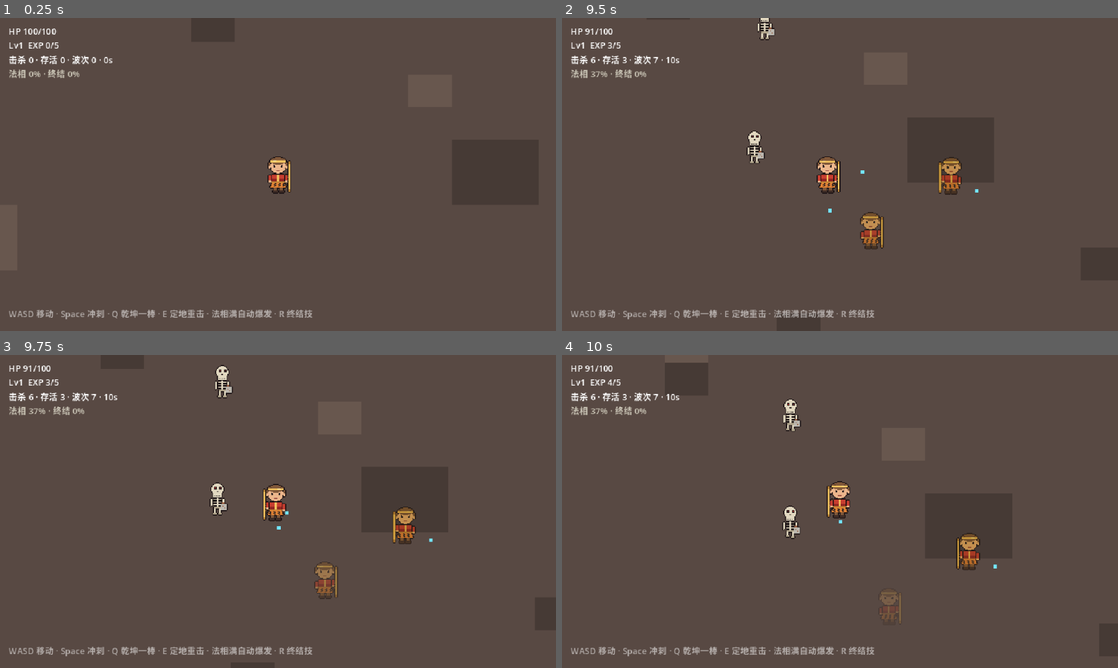
Above: before the commit, frames 1-4 (two rows, left to right).
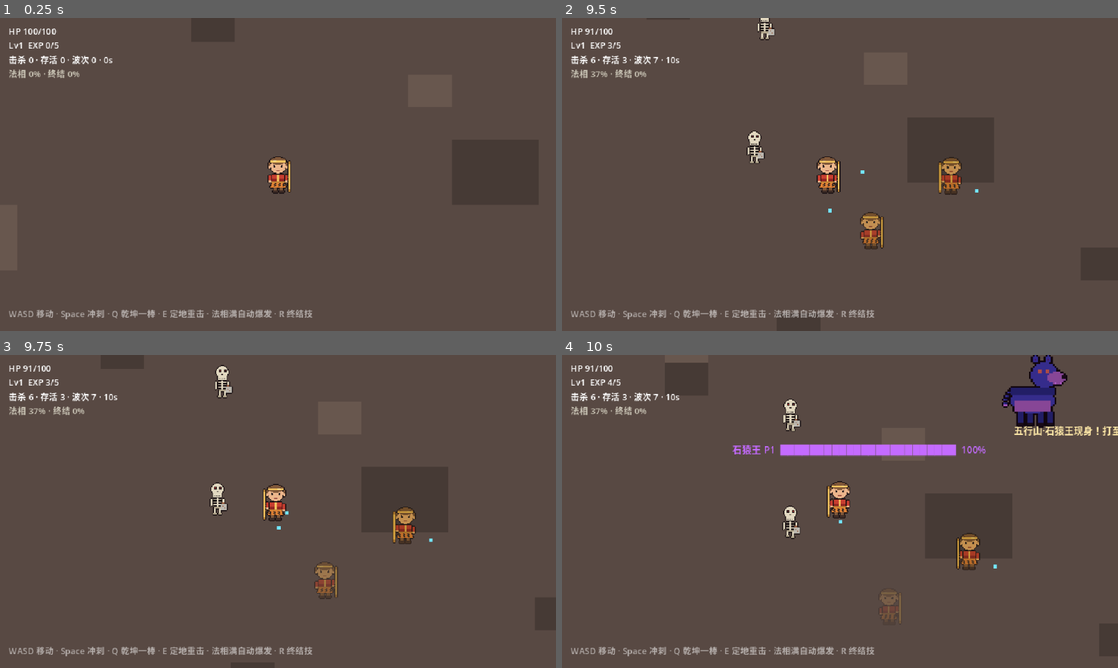
Above: after the commit, the same moments.

Repository: shuai-heng/wukong-81-godot
Game: Godot game, scene res://scenes/main.tscn
Same seed, same stepped clock (60 frames per second), same inputs: the game is played once before the commit and once after it.
Inputs (mouse positions are in pixels of both pictures, inside the frame that each line leads up to):
- Up to frame 1 (0.25 s): no input
- Up to frame 2 (9.5 s): tap Enter at 0.5 s; move the mouse to (962, 158) at 0.52 s; hold D (move_right) 0.53-1.28 s; tap Space (dash) at 0.6, 2.3, 2.85, 4.55, 6.6, 8.85 s; click (962, 158) at 0.67 s; tap R (ult) at 0.8, 1.35, 3.05, 3.6, 5.3, 7.35 s; move the mouse to (728, 190) at 1.27 s; hold S (move_down) 1.28-2.03 s; tap F (tame, bound only after the commit) at 1.55, 2.1, 3.8, 4.35, 6.05, 8.1 s; move the mouse to (895, 105) at 2.02 s; hold D (move_right) 2.03-2.78 s; move the mouse to (812, 237) at 2.77 s; hold W (move_up) 2.78-3.53 s; click (812, 237) at 2.92 s; move the mouse to (1006, 221) at 3.52 s; hold A (move_left) 3.53-5.03 s; move the mouse to (673, 127) at 4.27 s; move the mouse to (867, 174) at 5.02 s; hold S (move_down) 5.03-5.78 s; tap 1 at 5.1 s; click (867, 174) at 5.17 s; move the mouse to (756, 96) at 5.77 s; hold D (move_right) 5.78-6.53 s; tap 3 at 5.85 s; move the mouse to (962, 158) at 6.52 s; hold W (move_up) 6.53-7.28 s; move the mouse to (728, 190) at 7.27 s; hold D (move_right) 7.28-8.03 s; click (728, 190) at 7.42 s; move the mouse to (895, 105) at 8.02 s; hold S (move_down) 8.03-8.78 s; move the mouse to (812, 237) at 8.77 s; hold A (move_left) from 8.78 s (still down)
- Up to frame 3 (9.75 s): move the mouse to (444, 558) at 9.52 s; release A (move_left) at 9.53 s; hold W (move_up) from 9.53 s (still down); tap R (ult) at 9.6 s; click (444, 558) at 9.67 s
- Up to frame 4 (10 s): keep holding W (move_up)

Frames 1-3 are identical in both runs. In frame 4, 3.3% of the frame differs, in the area x 30-100%, y 0-33%.

Commit message:
godot/G03+G04: 五行山 Boss 收服循环 + 存档
G03 Boss：
- boss.gd 石猿王：900 血三阶段（P2 冲锋/P3 狂暴+范围震地）、接触伤害、受击白闪击退
- 收服而非击杀：残血 12% 触发可收服，靠近 140px 按 F 收服 → 转队友跟随+自动攻击（allies 组）
- Boss 血条 HUD（阶段/百分比/可收服提示）+ toast 系统
G04 存档：
- save.gd：user://w81_save.json（版本/章节/解锁英雄/卡牌/最佳记录/已击败Boss）
- 启动读档（恢复章节与卡牌）、收服后写档（章节推进 wuxing→eagle）
- 往返自检：写入→读取逐字段比较；JSON 整数回读变 float，按数值规范化比较避免误判
自检：Boss 出场✓ 收服✓ 队友 1✓ 存档往返 0 差异✓；Q9/E6/法相3/终结2、640 杀、9 次三选一结构全对、200 抽 0 违例、零脚本错误

Diff:
--- a/evidence/smoke-result.json
+++ b/evidence/smoke-result.json
@@ -1,35 +1,51 @@
 {
+  "allies": 1,
   "atk_count": 21,
+  "boss_spawned": true,
+  "boss_tamed": true,
   "cards_owned": {
-    "formDuration": 3,
-    "ultGain": 2,
+    "cdr": 2,
+    "comboForm": 2,
+    "dashDmg": 1,
+    "killForm": 2,
+    "ultGain": 1,
     "w_72": 2,
-    "w_arc": 2,
-    "w_clone": 1,
-    "w_giant": 1,
-    "w_pose": 1
+    "w_arc": 3,
+    "w_clone": 2,
+    "w_giant": 3,
+    "w_pose": 3
   },
   "deaths": 0,
   "draft_log": [
     [
       "hero",
       "mutation",
-      "survival"
+      "mobility"
+    ],
+    [
+      "mutation",
+      "hero",
+      "generic"
+    ],
+    [
+      "hero",
+      "mutation",
+      "element"
+    ],
+    [
+      "hero",
+      "mutation",
+      "mobility"
+    ],
+    [
+      "hero",
+      "mutation",
+      "element"
     ],
     [
       "hero",
       "mutation",
       "survival"
-    ],
-    [
-      "hero",
-      "mutation",
-      "survival"
-    ],
-    [
-      "mutation",
-      "hero",
-      "element"
     ],
     [
       "mutation",
@@ -42,44 +58,33 @@
       "mobility"
     ],
     [
+      "mutation",
       "hero",
-      "mutation",
       "element"
     ],
     [
       "hero",
       "mutation",
-      "element"
+      "survival"
     ],
     [
       "mutation",
-      "hero",
-      "mobility"
-    ],
-    [
-      "hero",
-      "mutation",
-      "mobility"
-    ],
-    [
-      "mutation",
-      "hero",
-      "survival"
-    ],
-    [
-      "hero",
-      "mutation",
-      "mobility"
+      "survival",
+      "mutation"
     ]
   ],
-  "drafts_opened": 12,
-  "e_count": 6,
+  "drafts_opened": 11,
+  "e_count": 7,
   "elapsed_s": 30.0,
   "form_count": 3,
-  "kills": 965,
-  "level": 13,
+  "kills": 822,
+  "level": 12,
   "pass": true,
-  "q_count": 10,
+  "q_count": 11,
+  "save_check": {
+    "mismatch": [],
+    "ok": true
+  },
   "screenshot": "saved",
   "structure_check": {
     "detail": "",
--- a/project.godot
+++ b/project.godot
@@ -64,6 +64,11 @@
 "events": [Object(InputEventKey,"resource_local_to_scene":false,"resource_name":"","device":-1,"window_id":0,"alt_press …(190 unchanged characters)…
 ]
 }
+tame={
+"deadzone": 0.2,
+"events": [Object(InputEventKey,"resource_local_to_scene":false,"resource_name":"","device":-1,"window_id":0,"alt_pressed":false,"shift_pressed":false,"ctrl_pressed":false,"meta_pressed":false,"pressed":false,"keycode":0,"physical_keycode":70,"key_label":0,"unicode":0,"location":0,"echo":false,"script":null)
+]
+}
 
 [rendering]
 
--- /dev/null
+++ b/scripts/boss.gd
@@ -0,0 +1,131 @@
+extends Node2D
+## Boss：五行山·石猿王（三阶段）+ 收服后转为队友
+## 美术占位：Boss 帧待美术管线补充（A03），当前用狼帧放大+深紫着色，剪影可辨
+
+signal tamed
+signal defeated
+
+const MAX_HP := 900.0
+const CONTACT := 16.0
+const SPEED_BASE := 46.0
+const TAME_THRESHOLD := 0.12      # 残血 12% 以下可收服
+
+var hp := MAX_HP
+var phase := 1
+var tame_ready := false
+var is_ally := false
+var hit_r := 34.0
+var flash_left := 0.0
+var knock := Vector2.ZERO
+var anim_t := 0.0
+var charge_cd := 3.5
+var slam_cd := 5.0
+var charge_left := 0.0
+var charge_dir := Vector2.ZERO
+var attack_cd := 0.0
+var follow_t := 0.0
+var sprite: Sprite2D
+var main: Node2D
+
+func _ready() -> void:
+	sprite = Sprite2D.new()
+	sprite.texture = SpriteLib.frame_tex(Vector2i(0, 2))
+	sprite.scale = Vector2(2.1, 2.1)
+	sprite.modulate = Color(0.72, 0.38, 0.85)
+	add_child(sprite)
+	add_to_group("boss")
+	add_to_group("enemies")
+
+func setup(m: Node2D) -> void:
+	main = m
+
+func _physics_process(delta: float) -> void:
+	if is_ally:
+		_ally_tick(delta)
+		return
+	var player: Node2D = main.player
+	var to_p: Vector2 = player.global_position - global_position
+	var dir := to_p.normalized()
+	attack_cd = maxf(0.0, attack_cd - delta)
+	charge_cd = maxf(0.0, charge_cd - delta)
+	slam_cd = maxf(0.0, slam_cd - delta)
+	anim_t += delta
+	var speed := SPEED_BASE
+	if phase == 3:
+		speed *= 1.4
+	if charge_left > 0.0:
+		charge_left -= delta
+		global_position += charge_dir * 330.0 * delta
+		modulate = Color(0.9, 0.6, 1.0, 0.75)
+	else:
+		modulate = Color.WHITE
+		if to_p.length() > hit_r + 14.0:
+			global_position += dir * speed * delta
+	global_position += knock * delta
+	knock = knock.move_toward(Vector2.ZERO, 500.0 * delta)
+	global_position = global_position.clamp(Vector2(40, 40), Vector2(1560, 1160))
+	sprite.flip_h = dir.x < 0.0
+	sprite.texture = SpriteLib.frame_tex(Vector2i(int(anim_t * 6.0) % 2, 2))
+	# 阶段推进
+	var frac := hp / MAX_HP
+	phase = 1 if frac > 0.66 else (2 if frac > 0.33 else 3)
+	if phase >= 2 and charge_cd <= 0.0 and charge_left <= 0.0:
+		charge_cd = 4.0
+		charge_left = 0.55
+		charge_dir = dir
+	if phase == 3 and slam_cd <= 0.0:
+		slam_cd = 5.0
+		main.spawn_fx(global_position, 150.0, Color("c46bff"))
+		if to_p.length() < 170.0:
+			player.take_damage(14.0, dir * 90.0, self)
+	if to_p.length() < hit_r + 12.0 and attack_cd <= 0.0:
+		attack_cd = 0.8
+		player.take_damage(CONTACT, dir * 90.0, self)
+	if flash_left > 0.0:
+		flash_left -= delta
+		if flash_left <= 0.0:
+			modulate = Color.WHITE
+	if frac <= TAME_THRESHOLD and not tame_ready:
+		tame_ready = true
+		main.on_boss_tame_ready()
+
+func _ally_tick(delta: float) -> void:
+	var player: Node2D = main.player
+	var to_p: Vector2 = player.global_position - global_position
+	if to_p.length() > 60.0:
+		global_position += to_p.normalized() * 150.0 * delta
+	anim_t += delta
+	sprite.texture = SpriteLib.frame_tex(Vector2i(int(anim_t * 5.0) % 2, 2))
+	follow_t -= delta
+	if follow_t <= 0.0:
+		follow_t = 0.8
+		for e in get_tree().get_nodes_in_group("enemies"):
+			if e.global_position.distance_to(global_position) < 110.0:
+				e.take_hit(70.0, (e.global_position - global_position).normalized() * 120.0)
+				break
+
+func take_hit(dmg: float, k: Vector2) -> void:
+	if is_ally:
+		return
+	hp -= dmg
+	flash_left = 0.1
+	knock = k * 0.35
+	modulate = Color(2.6, 2.6, 2.6)
+	if hp <= 0.0:
+		hp = 0.0
+		_tame(true)
+
+func _tame(by_zero: bool) -> void:
+	if is_ally:
+		return
+	is_ally = true
+	tame_ready = false
+	remove_from_group("boss")
+	remove_from_group("enemies")
+	add_to_group("allies")
+	sprite.modulate = Color(0.72, 0.85, 1.0)
+	scale = Vector2(0.85, 0.85)
+	if by_zero:
+		hp = MAX_HP * 0.35
+	main.on_boss_tamed()
+	tamed.emit()
--- a/scripts/main.gd
+++ b/scripts/main.gd
@@ -2,6 +2,8 @@
 ## 大圣火线 Godot 版 · 主场景：世界/刷怪/三选一/经验珠/HUD/冒烟自检
 
 const EnemyScript := preload("res://scripts/enemy.gd")
+const BossScript := preload("res://scripts/boss.gd")
+const CHAPTERS := ["wuxing", "eagle", "gao", "liusha"]
 const WORLD := Rect2(0, 0, 1600, 1200)
 const RING_MIN := 240.0
 const RING_MAX := 320.0
@@ -14,12 +16,18 @@
 var lbl_exp: Label
 var lbl_stats: Label
 var lbl_form: Label
+var lbl_boss: Label
 var spawn_cd := 1.0
 var wave := 0
 var elapsed := 0.0
 var orbs: Array = []          # {pos: Vector2}
 var phantoms: Array = []      # {node: Sprite2D, life: float, next: float}
 var fx_rings: Array = []      # {pos: Vector2, r: float, max: float, life: float, color: Color}
+var boss: Node2D = null
+var boss_spawned := false
+var boss_tamed := false
+var chapter := "wuxing"
+var save_check := {}
 var drafts_opened := 0
 var pending_drafts := 0
 var draft_log: Array = []     # 每次三选一的分类记录（审计用）
@@ -38,8 +46,10 @@
 	_build_player()
 	_build_hud()
 	_build_draft()
+	_load_game()
 	if smoke:
 		structure_result = Cards.structure_check(rng)
+		save_check = Save.roundtrip_check()
 		player.auto_pilot = true
 		Engine.time_scale = 6.0
 		for i in 6:
@@ -91,6 +101,11 @@
 	lbl_exp = _mk_label(Vector2(10, 24))
 	lbl_stats = _mk_label(Vector2(10, 40))
 	lbl_form = _mk_label(Vector2(10, 56))
+	lbl_boss = _mk_label(Vector2(196, 100))
+	lbl_boss.add_theme_font_size_override("font_size", 11)
+	lbl_boss.add_theme_color_override("font_color", Color("c46bff"))
+	lbl_boss.size = Vector2(250, 16)
+	lbl_boss.visible = false
 	var hint := _mk_label(Vector2(10, 332))
 	hint.text = "WASD 移动 · Space 冲刺 · Q 乾坤一棒 · E 定地重击 · 法相满自动爆发 · R 终结技"
 	hint.modulate = Color(1, 1, 1, 0.55)
@@ -125,6 +140,8 @@
 		lbl_form.text = "法相 %d%% · 终结 %d%%" % [int(player.form_charge), int(player.ult)]
 		lbl_form.add_theme_color_override("font_color", Color(0.8, 0.78, 0.72))
 	_fx_tick(delta)
+	_boss_tick(delta)
+	_update_boss_hud()
 	if smoke:
 		_smoke_tick()
 
@@ -227,6 +244,84 @@
 				e.take_hit(20.0 + 10.0 * player.lvl("thunder"), Vector2.ZERO)
 	queue_redraw()
 
+# ---------------- Boss / 收服 ----------------
+func _boss_tick(delta: float) -> void:
+	if not boss_spawned and elapsed >= 10.0:
+		_spawn_boss()
+	if boss == null:
+		return
+	if boss.tame_ready and not boss.is_ally:
+		if smoke:
+			boss.take_hit(9999.0, Vector2.ZERO)   # 冒烟：自动完成收服判定
+		elif Input.is_action_just_pressed("tame"):
+			if player.global_position.distance_to(boss.global_position) < 140.0:
+				boss.take_hit(9999.0, Vector2.ZERO)
+			else:
+				toast("再靠近些（<140px）才能收服")
+
+func _spawn_boss() -> void:
+	boss_spawned = true
+	boss = Node2D.new()
+	boss.set_script(BossScript)
+	boss.position = player.global_position + Vector2(220, -120)
+	add_child(boss)
+	boss.setup(self)
+	toast("五行山·石猿王现身！打至残血后按 F 收服（不是击杀）")
+
+func on_boss_tame_ready() -> void:
+	toast("石猿王力竭：靠近按 F 收服！")
+
+func on_boss_tamed() -> void:
+	boss_tamed = true
+	toast("收服石猿王！悟空归位，队伍 +1")
+	get_tree().call_group("enemies", "queue_free")
+	chapter = "eagle"
+	_write_save()
+
+func _update_boss_hud() -> void:
+	if boss == null or boss.is_ally:
+		lbl_boss.visible = false
+		return
+	lbl_boss.visible = true
+	var frac: float = boss.hp / 900.0
+	var bar := ""
+	var filled := int(24.0 * frac)
+	for i in 24:
+		bar += "█" if i < filled else "░"
+	lbl_boss.text = "石猿王 P%d  %s  %d%%%s" % [boss.phase, bar, int(frac * 100), "  · 可收服！" if boss.tame_ready else ""]
+
+func toast(msg: String) -> void:
+	var l := Label.new()
+	l.text = msg
+	l.add_theme_font_size_override("font_size", 11)
+	l.add_theme_color_override("font_color", Color("ffe9a8"))
+	l.set_anchors_preset(Control.PRESET_CENTER_TOP)
+	l.position = Vector2(200, 78)
+	l.process_mode = Node.PROCESS_MODE_ALWAYS
+	hud.add_child(l)
+	var tw := create_tween().set_process_mode(Tween.TWEEN_PROCESS_IDLE)
+	tw.tween_property(l, "position:y", 60.0, 2.6)
+	tw.tween_property(l, "modulate:a", 0.0, 0.6)
+	tw.finished.connect(func(): l.queue_free())
+
+# ---------------- 存档 ----------------
+func _write_save() -> void:
+	var unlocked := []
+	if boss_tamed:
+		unlocked.append("wukong")
+	var data := Save.make(chapter, unlocked, player.upgrades, {"kills": player.kills, "level": player.level, "survived": snappedf(elapsed, 0.1)}, ["wuxing_stone_ape"] if boss_tamed else [])
+	Save.write(data)
+
+func _load_game() -> void:
+	var d := Save.load_save()
+	if d.is_empty():
+		return
+	chapter = d.get("chapter", "wuxing")
+	var cards: Dictionary = d.get("cards", {})
+	for k in cards.keys():
+		player.upgrades[str(k)] = int(cards[k])
+	toast("读取存档：章节 %s · 卡牌 %d 张" % [chapter, cards.size()])
+
 # ---------------- 三选一 ----------------
 func _on_leveled() -> void:
 	if draft_ui.visible:
@@ -266,7 +361,10 @@
 	var ok: bool = player.kills >= 5 and player.atk_count >= 10 and drafts_opened >= 2 \
 		and player.upgrades.size() >= 2 and int(structure_result["fails"]) == 0 \
 		and player.q_count >= 3 and player.e_count >= 2 \
-		and player.form_count >= 1 and player.ult_count >= 1
+		and player.form_count >= 1 and player.ult_count >= 1 \
+		and boss_spawned and boss_tamed \
+		and get_tree().get_nodes_in_group("allies").size() >= 1 \
+		and bool(save_check["ok"])
 	_finish_smoke(ok)
 
 func _finish_smoke(passed: bool) -> void:
@@ -281,6 +379,8 @@
 		"pass": passed, "kills": player.kills, "atk_count": player.atk_count,
 		"q_count": player.q_count, "e_count": player.e_count,
 		"form_count": player.form_count, "ult_count": player.ult_count,
+		"boss_spawned": boss_spawned, "boss_tamed": boss_tamed,
+		"allies": get_tree().get_nodes_in_group("allies").size(), "save_check": save_check,
 		"level": player.level, "deaths": deaths, "wave": wave,
 		"drafts_opened": drafts_opened, "cards_owned": player.upgrades,
 		"draft_log": draft_log, "structure_check": structure_result,
--- /dev/null
+++ b/scripts/save.gd
@@ -0,0 +1,67 @@
+class_name Save
+## 存档：user://w81_save.json（章节/解锁英雄/卡牌/最佳记录/已击败 Boss）
+
+const PATH := "user://w81_save.json"
+
+static func load_save() -> Dictionary:
+	if not FileAccess.file_exists(PATH):
+		return {}
+	var f := FileAccess.open(PATH, FileAccess.READ)
+	var txt := f.get_as_text()
+	f.close()
+	var d = JSON.parse_string(txt)
+	return d if d is Dictionary else {}
+
+static func write(data: Dictionary) -> bool:
+	var f := FileAccess.open(PATH, FileAccess.WRITE)
+	if f == null:
+		return false
+	f.store_string(JSON.stringify(data, "  "))
+	f.close()
+	return true
+
+static func make(chapter: String, unlocked: Array, cards: Dictionary, best: Dictionary, bosses: Array) -> Dictionary:
+	return {
+		"version": 1,
+		"chapter": chapter,
+		"unlocked": unlocked,
+		"cards": cards,
+		"best": {"kills": best.get("kills", 0), "level": best.get("level", 1), "survived": best.get("survived", 0)},
+		"bosses_defeated": bosses,
+	}
+
+## 往返自检（对齐 web 版 S-001 存档矩阵教训：写入→读取必须逐字段相等）
+static func roundtrip_check() -> Dictionary:
+	var probe := make("gao", ["wukong"], {"dmg": 3, "w_pose": 1}, {"kills": 42, "level": 7, "survived": 91.5}, ["wuxing_stone_ape"])
+	var old := load_save()      # 保留原档，测完还原
+	write(probe)
+	var back := load_save()
+	var mismatch := []
+	for k in probe.keys():
+		# JSON 回读把整数变 float：按数值规范化比较，避免把类型差异误判为丢数据
+		if not back.has(k) or str(_norm(back[k])) != str(_norm(probe[k])):
+			mismatch.append(k)
+	if old.is_empty():
+		var da := DirAccess.open("user://")
+		if da:
+			da.remove("w81_save.json")
+	else:
+		write(old)
+	return {"ok": mismatch.is_empty(), "mismatch": mismatch}
+
+## 数值规范化：int/float 统一为 float，字典/数组递归（JSON 往返比较用）
+static func _norm(v):
+	var t := typeof(v)
+	if t == TYPE_INT or t == TYPE_FLOAT:
+		return float(v)
+	if t == TYPE_DICTIONARY:
+		var d := {}
+		for k in v.keys():
+			d[str(k)] = _norm(v[k])
+		return d
+	if t == TYPE_ARRAY:
+		var a := []
+		for e in v:
+			a.append(_norm(e))
+		return a
+	return v
Binary file changed: evidence/smoke.png
Not shown, added: scripts/boss.gd.uid
Not shown, added: scripts/save.gd.uid
